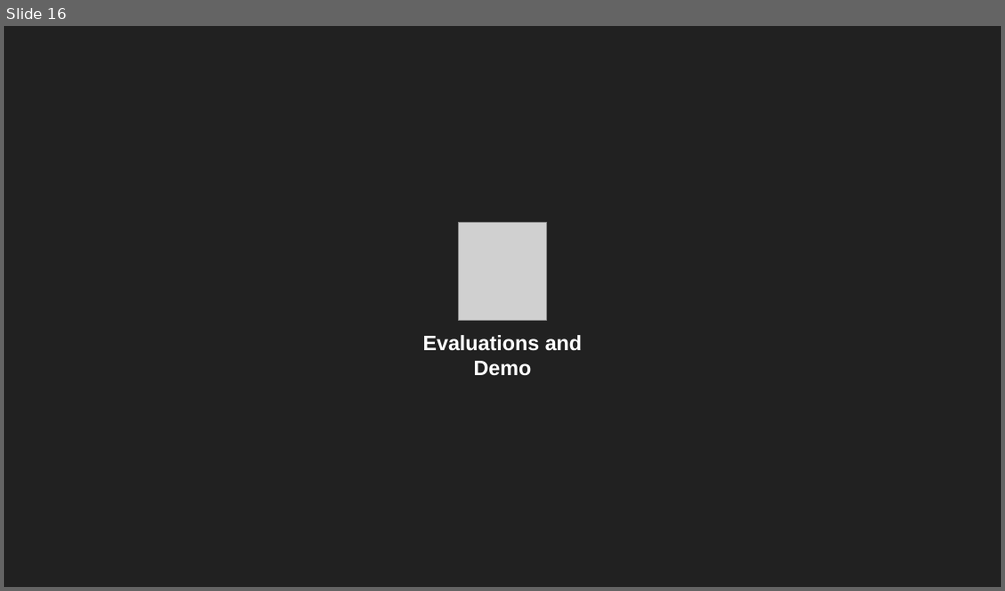
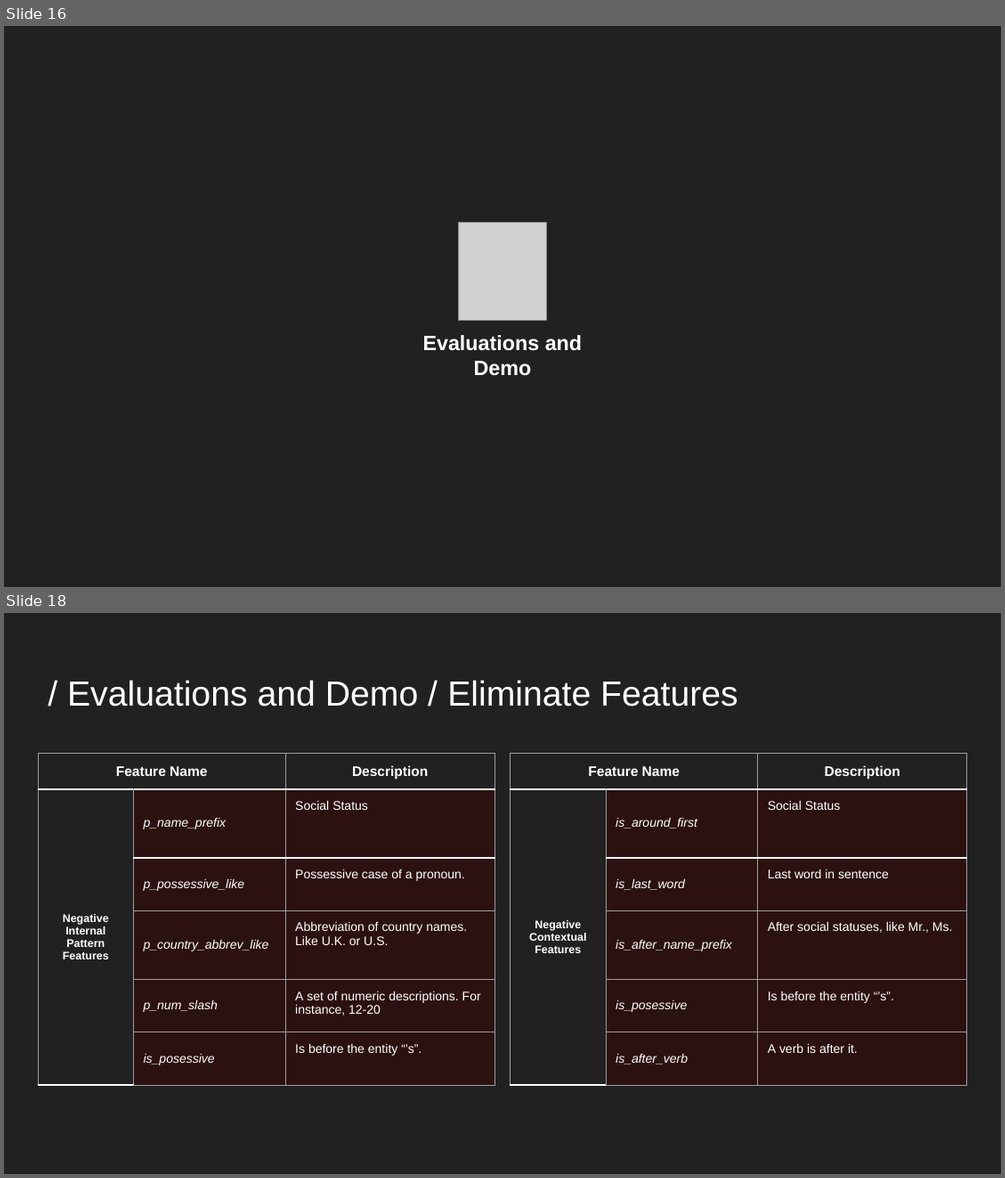
Before and after one commit to YanzhenHuang/CISC3025-Name-Entity, a slide deck: CISC3025-Project3-Presentation.pptx. Shown one above the other, each under a label of ours: slide 16 before the commit, slides 16 and 18 after it; the slides between them are not shown. The pictures are 1005x591 and 1005x1178 pixels, drawn with LibreOffice and Linux fonts; fonts in the diff are those of the drawing; grey boxes stand for pictures. Boxes give left, top, right and bottom in pixels: in the first picture for what was removed or moved away, otherwise in the second. Text is boxed around its words. In the diff, an @@ line names an element or a change of style, - is before the commit and + after.

```diff
--- a/CISC3025-Project3-Presentation.pptx
+++ b/CISC3025-Project3-Presentation.pptx
@@ slide 18 added at [4, 613, 1001, 1174], background #212121 @@
@@ title added at [67, 680, 738, 706], 25.2 pt, text #FFFFFF @@
+/ Evaluations and Demo / Eliminate Features
@@ table added at [38, 754, 494, 1086], 6 rows, 3 columns @@
+Feature Name |  | Description
+Negative Internal Pattern Features | p_name_prefix | Social Status
+ | p_possessive_like | Possessive case of a pronoun.
+ | p_country_abbrev_like | Abbreviation of country names. Like U.K. or U.S.
+ | p_num_slash | A set of numeric descriptions. For instance, 12-20
+ | is_posessive | Is before the entity “’s”.
@@ table added at [510, 754, 967, 1086], 6 rows, 3 columns @@
+Feature Name |  | Description
+Negative Contextual Features | is_around_first | Social Status
+ | is_last_word | Last word in sentence
+ | is_after_name_prefix | After social statuses, like Mr., Ms.
+ | is_posessive | Is before the entity “’s”.
+ | is_after_verb | A verb is after it.
```
Also in this commit, not shown: 2 slides changed, 4 other slides added, 1 other file.
